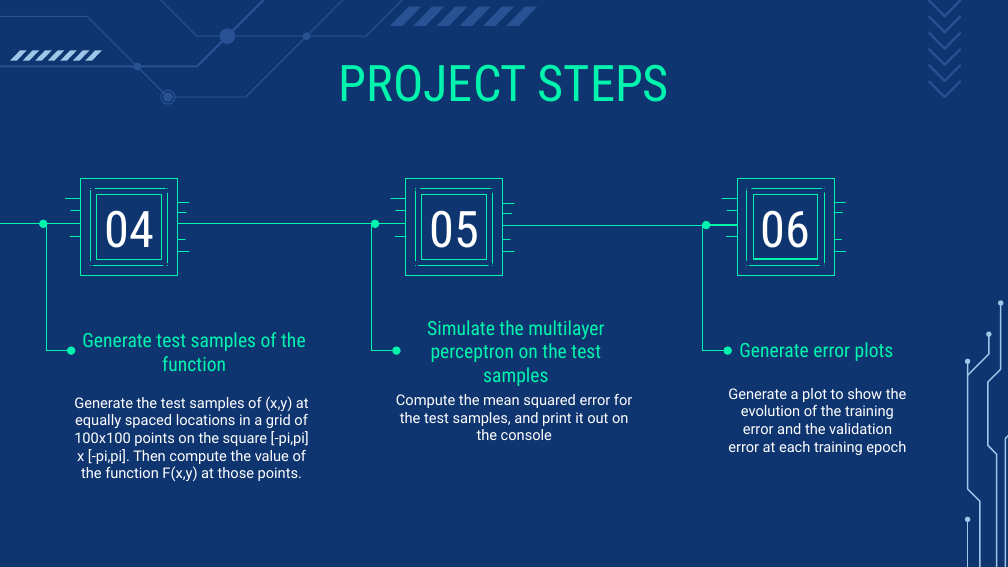
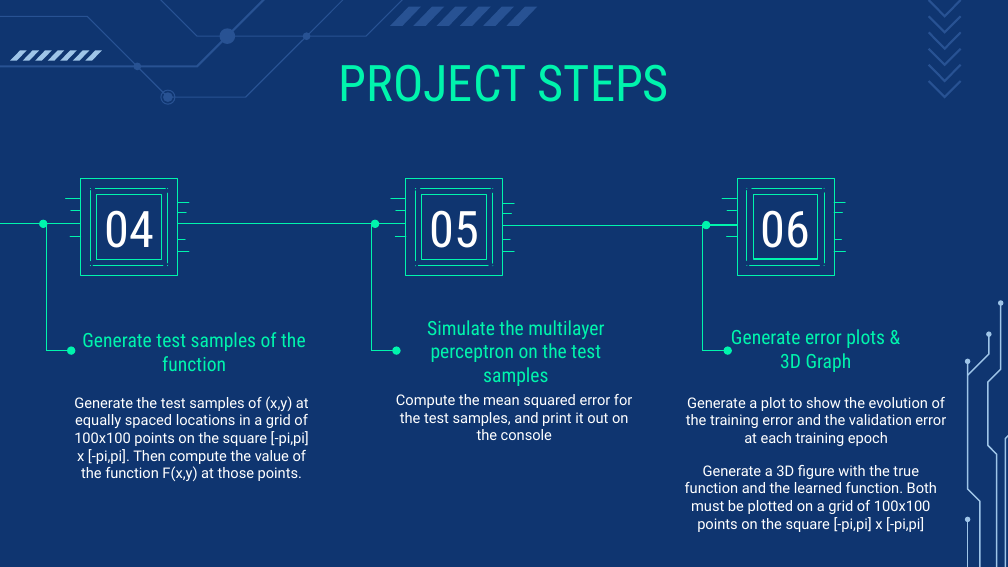
Before and after one commit to IntelligentSystemsUMAProject/LabProject01, a slide deck: slide 5 of Neural Networks.pptx. Drawn at 1008x567 pixels with LibreOffice and Linux fonts; fonts in the diff are those of the drawing. Boxes give left, top, right and bottom in pixels: in the first picture for what was removed or moved away, otherwise in the second. Text is boxed around its words. In the diff, an @@ line names an element or a change of style, - is before the commit and + after.

```diff
--- a/Neural Networks.pptx
+++ b/Neural Networks.pptx
@@ title at (731, 329, 885, 372): text changed @@
-Generate error plots
+Generate error plots & 3D Graph
@@ subtitle "Generate a plot to show ..." rewrapped from (728, 388, 907, 455) to (686, 397, 946, 446) @@
@@ subtitle added at (685, 465, 937, 532), 10.5 pt, text #FFFFFF @@
+Generate a 3D figure with the true function and the learned function. Both must be plotted on a grid of 100x100 points on the square [-pi,pi] x [-pi,pi]
```
Also in this commit, not shown: 6 other slides changed, 1 slide added.
